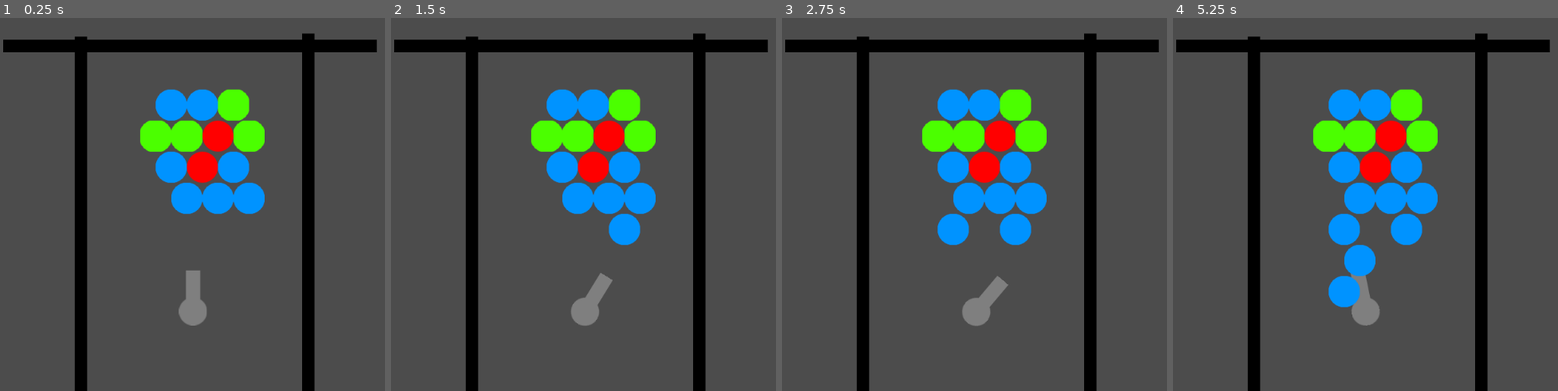
Above: before the commit, frames 1-4 (left to right).
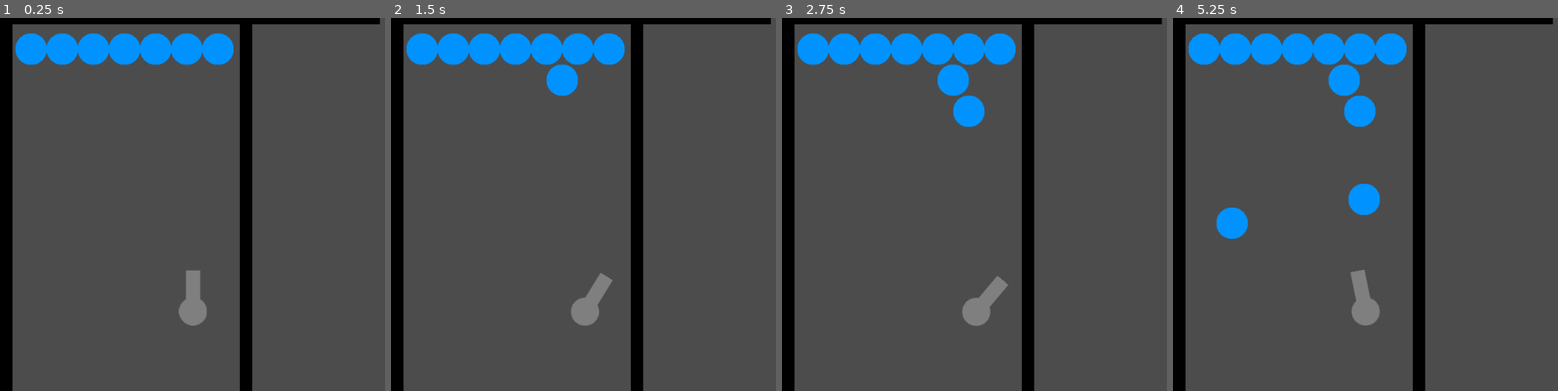
Above: after the commit, the same moments.

Repository: Demoli/Bobble
Game: Godot game, scene res://scenes/Level.tscn
The game is run twice, just before and just after one commit, with the same random seed, the same clock (stepped at 60 frames per second) and the same inputs.
Inputs (mouse positions are in pixels of both pictures, inside the frame that each line leads up to):
- Up to frame 1 (0.25 s): no input
- Up to frame 2 (1.5 s): tap Enter at 0.5 s; move the mouse to (outside the picture) at 0.52 s; hold D (rotate_right) 0.53-1.28 s; hold Space (fire) 0.53-1.28 s; click (outside the picture) at 0.67 s; move the mouse to (583, 223) at 1.27 s; hold A (rotate_left) from 1.28 s (still down); tap Space (fire) at 1.35 s
- Up to frame 3 (2.75 s): move the mouse to (1163, 122) at 2.02 s; release A (rotate_left) at 2.03 s; hold D (rotate_right) from 2.03 s (still down); hold Space (fire) from 2.03 s (still down)
- Up to frame 4 (5.25 s): move the mouse to (1461, 279) at 2.77 s; release Space (fire) at 2.78 s; tap Space (fire) at 2.85, 4.35 s; click (1461, 279) at 2.92 s; move the mouse to (outside the picture) at 3.52 s; release D (rotate_right) at 3.53 s; hold Space (fire) 3.53-4.28 s; hold A (rotate_left) from 3.53 s (still down); move the mouse to (1300, 148) at 4.27 s; move the mouse to (1523, 204) at 5.02 s; hold Space (fire) from 5.03 s (still down); click (1523, 204) at 5.17 s

The runs differ from the first frame. In frame 1, 26% of the frame differs, in the area x 0-99%, y 0-100%; in frame 2, 27%; in frame 3, 27%; in frame 4, 28%.

Commit message:
Eh

Diff:
--- a/scenes/Bubble.gd
+++ b/scenes/Bubble.gd
@@ -60,36 +60,38 @@
 
 			var target_row = target.grid_row
 			var target_col = target.grid_col
-			var row = target_row
-			var col = target_col
+			var row
+			var col
 
-			if dir >= 45 and dir <= 90:
+			if dir == 45 or dir == 90:
 				# 45 to 90 top let
 				row = target_row - 1
-				col = target_col - 1
-			if dir >= 90 and dir <= 135:
+				col = target_col
+			if dir == 135:
 				# 90 to 135 - top right
 				row = target_row - 1
 				col = target_col + 1
 
-			if dir == 145:
-				# 145 right
+			if dir == 180 or dir == -180:
+				# 180 right TESTED
 				row = target_row
 				col = target_col + 1
 
-			if dir >= -135 and dir <= -90:
+			if dir == -135:
 				# -135 to -90 = bottom right
 				row = target_row + 1
 				col = target_col + 1
-			if dir >= -90 and dir <= -45:
+			if dir == -90 or dir == -45:
 				# -45 to -90 bottom left - TESTED
 				row = target_row + 1
 				col = target_col
 
-			if dir == 0:
-				# 0 left
+			if dir == 0 or dir == 90:
+				# 0 left - TESTED
 				row = target_row
 				col = target_col - 1
+
+			print(dir)
 
 			get_node("/root/Level/BubbleGrid").add_bubble(
 				row,
--- a/scenes/BubbleGrid.gd
+++ b/scenes/BubbleGrid.gd
@@ -5,13 +5,11 @@
 var bubble_size = 50
 
 var grid = [
-	[null, 'blue', 'blue','green', null],
-	['green', 'green','red','green', null],
-	[null, 'blue','red','blue', null],
-	[null, 'blue', 'blue','blue', null],
-	[null, null, null, null, null],
-	[null, null, null, null, null],
-	[null, null, null, null, null],
+	['blue', 'blue', 'blue', 'blue', 'blue', 'blue', 'blue'],
+	[null, null, null, null, null, null, null],
+	[null, null, null, null, null, null, null],
+	[null, null, null, null, null, null, null],
+	[null, null, null, null, null, null, null],
 ]
 
 func _ready():
--- a/scenes/Level.tscn
+++ b/scenes/Level.tscn
@@ -10,14 +10,12 @@
 position = Vector2( 310, 475 )
 
 [node name="Wall" parent="." instance=ExtResource( 2 )]
-position = Vector2( 120, 30 )
 
 [node name="Wall2" parent="." instance=ExtResource( 2 )]
-position = Vector2( 485, 25 )
+position = Vector2( 385, 5 )
 
 [node name="Wall3" parent="." instance=ExtResource( 2 )]
-position = Vector2( 605, 35 )
+position = Vector2( 610, -10 )
 rotation = 1.57079
 
 [node name="BubbleGrid" parent="." instance=ExtResource( 3 )]
-position = Vector2( 175, 90 )
